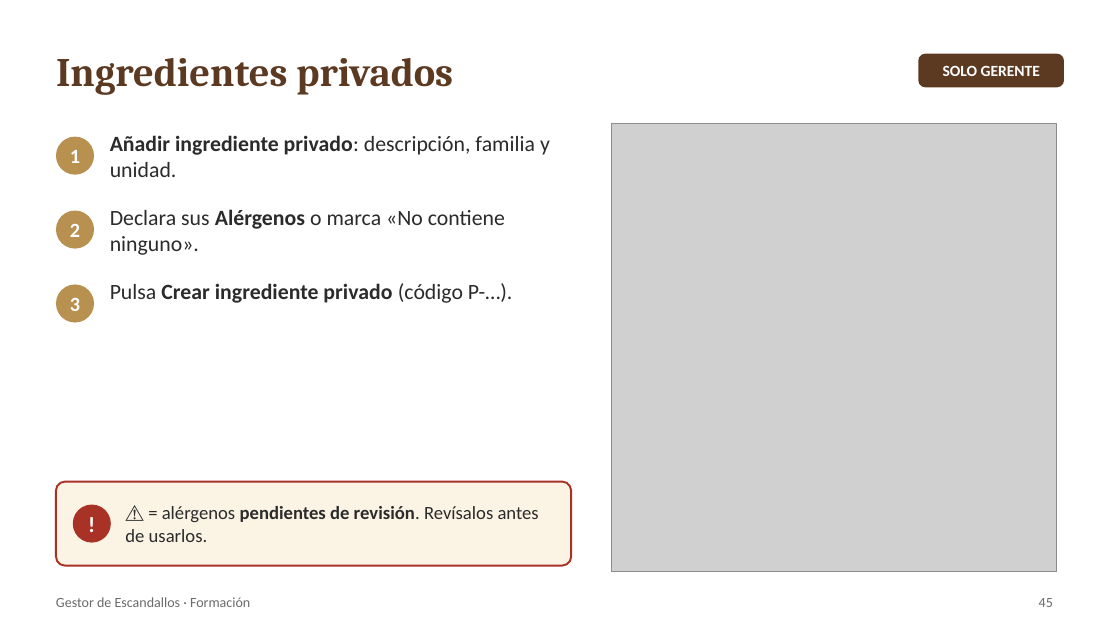
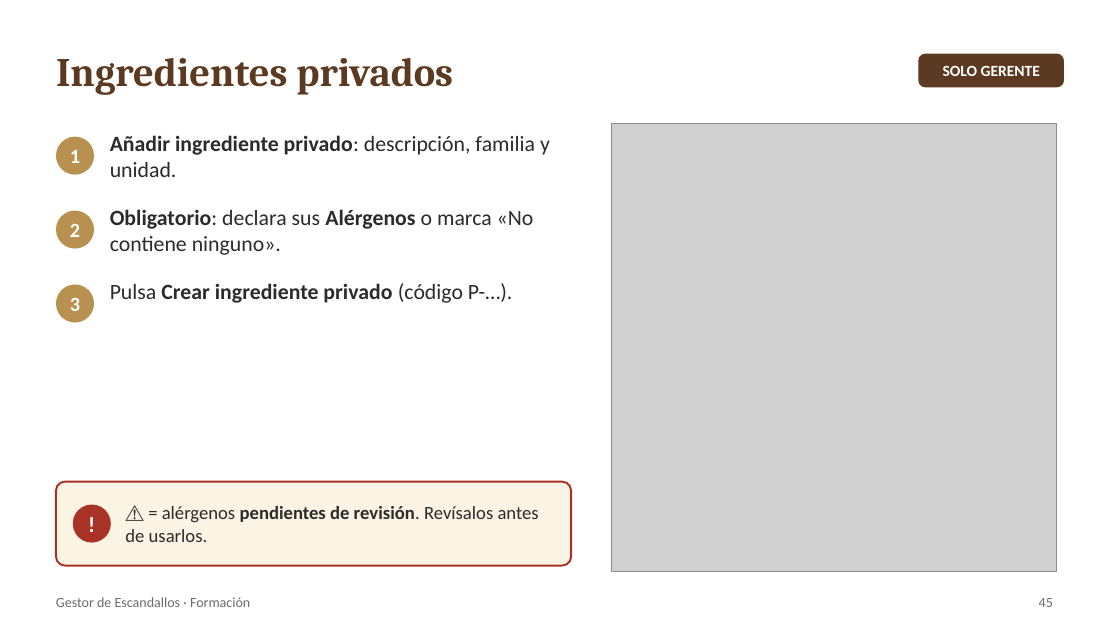
Before and after one commit to robertobergua-maker/escandallos-catering, a slide deck: slide 45 of docs/manual/Manual_Gestor_Escandallos.pptx. Drawn at 1120x630 pixels with LibreOffice and Linux fonts; fonts in the diff are those of the drawing; grey boxes stand for pictures. Boxes give left, top, right and bottom in pixels: in the first picture for what was removed or moved away, otherwise in the second. Text is boxed around its words. In the diff, an @@ line names an element or a change of style, - is before the commit and + after.

```diff
--- a/docs/manual/Manual_Gestor_Escandallos.pptx
+++ b/docs/manual/Manual_Gestor_Escandallos.pptx
@@ text at box(110, 209, 534, 255): text changed @@
-Declara sus Alérgenos o marca «No contiene ninguno».
+Obligatorio: declara sus Alérgenos o marca «No contiene ninguno».
```
Also in this commit, not shown: 10 other slides changed, 1 slide added, 1 slide removed, 5 other files.
